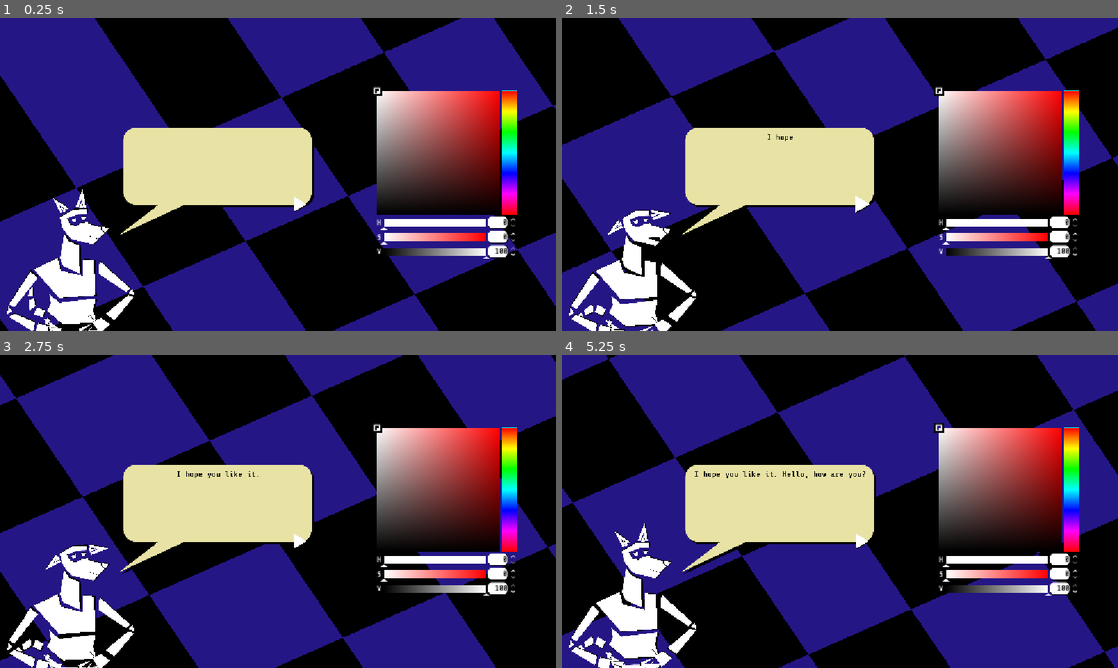
Above: before the commit, frames 1-4 (two rows, left to right).
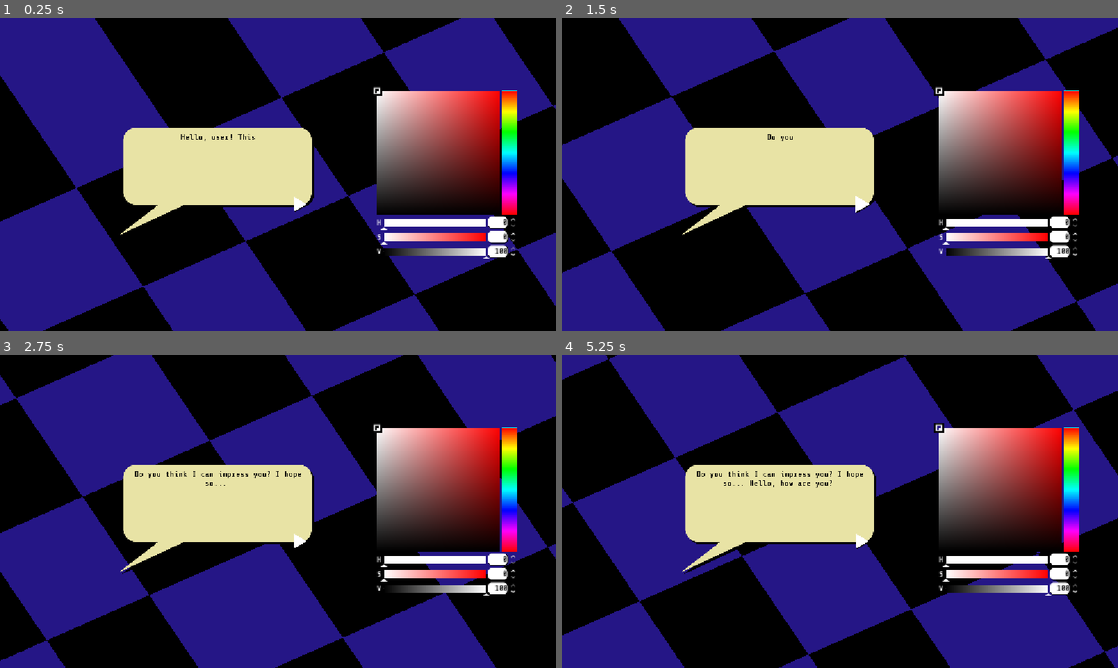
Above: after the commit, the same moments.

Repository: AlejandroCiuba/color-picker-game
Game: Godot game, scene res://scenes/levels/test.tscn
Same seed, same stepped clock (60 frames per second), same inputs: the game is played once before the commit and once after it. The project has no main scene, so this scene is started directly.
Inputs (mouse positions are in pixels of both pictures, inside the frame that each line leads up to):
- Up to frame 1 (0.25 s): no input
- Up to frame 2 (1.5 s): click (862, 205) at 0.5 s; click (862, 205) at 1.25 s
- Up to frame 3 (2.75 s): move the mouse to (400, 495) at 2.02 s; hold Right (ui_right) from 2.03 s (still down)
- Up to frame 4 (5.25 s): move the mouse to (728, 527) at 2.77 s; release Right (ui_right) at 2.78 s; hold Left (ui_left) 2.78-3.53 s; move the mouse to (895, 442) at 3.52 s; hold Right (ui_right) 3.53-4.28 s; move the mouse to (812, 574) at 4.27 s; hold Up (ui_up) 4.28-5.03 s; move the mouse to (1006, 558) at 5.02 s; hold Left (ui_left) from 5.03 s (still down)

The runs differ from the first frame. In frame 1, 3.5% of the frame differs, in the area x 1-46%, y 37-100%; in frame 2, 3.3%; in frame 3, 3.6%; in frame 4, 3.9%, in the area x 1-55%, y 37-100%.

Commit message:
Updated test scene to utilize dialog manager callbacks

Diff:
--- a/scenes/ents/character.gd
+++ b/scenes/ents/character.gd
@@ -56,4 +56,4 @@
 func _ready() -> void:
 	_blink.timeout.connect(_on_blink_timeout)
 	_blink.start()
-	_tween_animation()
+	#_tween_animation()
--- a/scenes/levels/level.gd
+++ b/scenes/levels/level.gd
@@ -4,8 +4,20 @@
 @onready var dialog: DialogBox = %DialogBox
 
 
+func tween_casper_appear() -> void:
+
+	dialog.hide()
+	var tween: Tween = create_tween()
+	tween.set_trans(Tween.TRANS_BACK).set_ease(Tween.EASE_IN_OUT)
+	tween.tween_property(casper, "position", Vector2(147.0, 588.0), 0.75).from_current()
+	await tween.finished
+	dialog.show()
+	casper._tween_animation()
+	dialog.dialog_display.next_line()
+
+
 func _story() -> void:
-	DialogManager.start_script_in_scene("test", self, true)
+	DialogManager.start_script_in_scene("test", self, true, true)
 
 
 func _on_color_picker_color_changed(color: Color) -> void:
--- a/scenes/levels/test.tscn
+++ b/scenes/levels/test.tscn
@@ -19,7 +19,7 @@
 
 [node name="Casper" parent="." unique_id=109524914 instance=ExtResource("1_52kye")]
 unique_name_in_owner = true
-position = Vector2(147, 588.00006)
+position = Vector2(-131.99998, 796)
 
 [node name="Background" type="CanvasLayer" parent="." unique_id=251634260]
 layer = -1
@@ -31,6 +31,8 @@
 anchor_bottom = 1.0
 grow_horizontal = 2
 grow_vertical = 2
+metadata/_edit_lock_ = true
+metadata/_edit_group_ = true
 
 [node name="ColorRect" type="ColorRect" parent="Background/Control" unique_id=694233414]
 material = SubResource("ShaderMaterial_gilq1")
